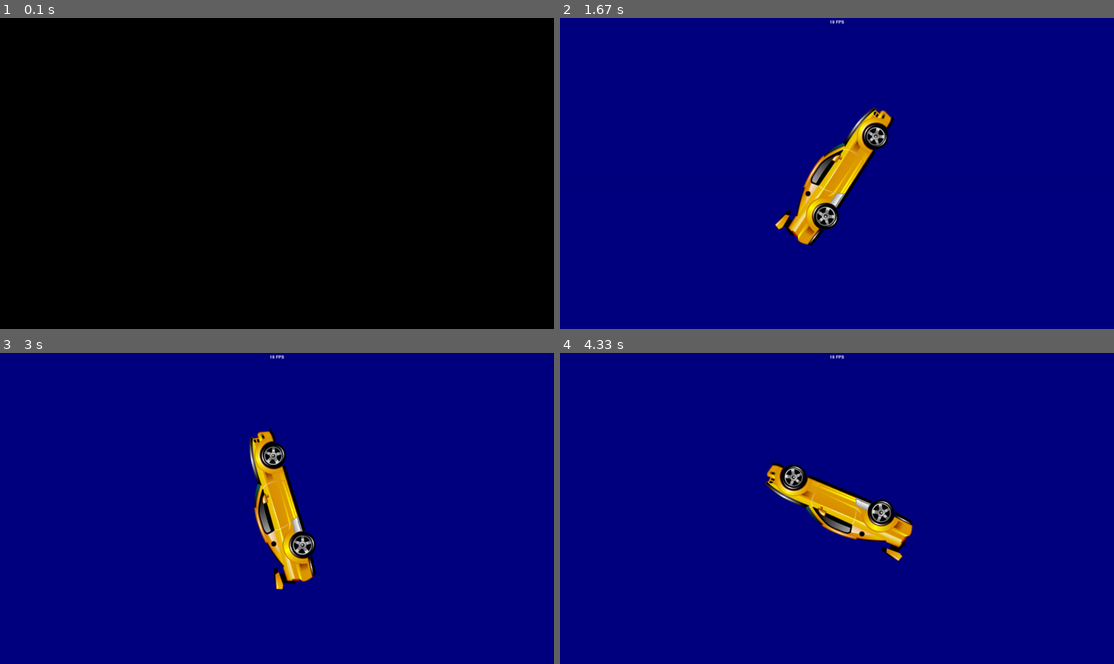
Above: before the commit, frames 1-4 (two rows, left to right).
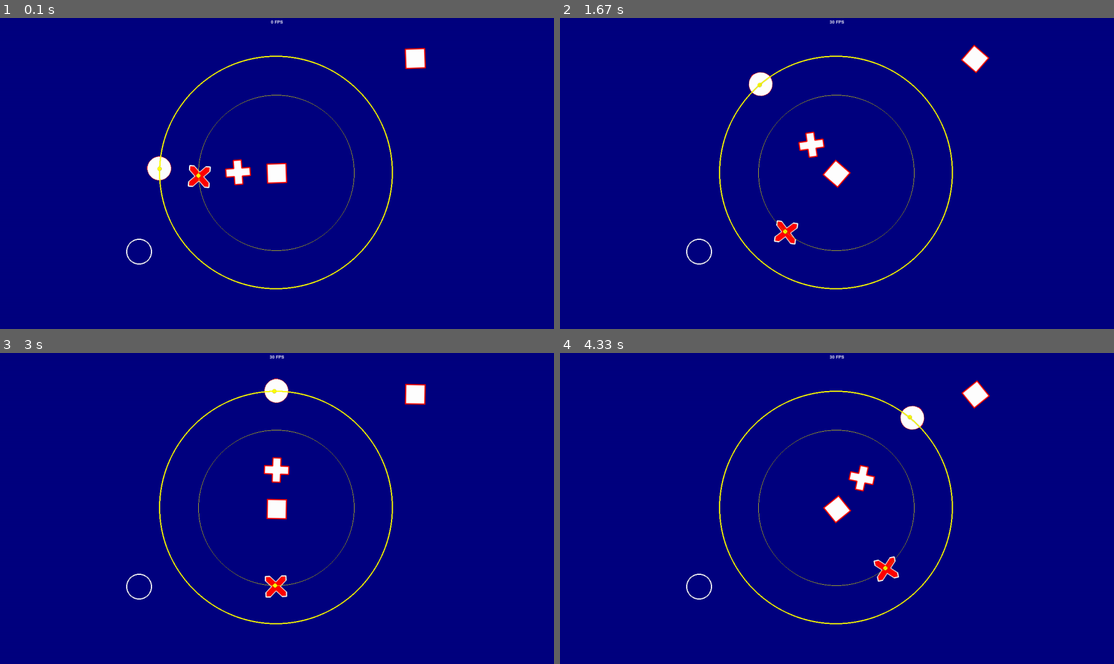
Above: after the commit, the same moments.

Repository: francis-clairicia/PyDiamond
Game: pygame game, started from main.py
Same seed, same stepped clock (60 frames per second), same inputs: the game is played once before the commit and once after it.
Inputs (mouse positions are in pixels of both pictures, inside the frame that each line leads up to):
- Up to frame 1 (0.1 s): no input
- Up to frame 2 (1.67 s): press the mouse at (704, 176) at 0.37 s; move the mouse to (798, 207) at 0.47 s; release the mouse at (892, 241) at 0.6 s; tap . at 0.67 s
- Up to frame 3 (3 s): no input
- Up to frame 4 (4.33 s): no input

The runs differ from the first frame. In frame 1, 100% of the frame differs, in the area x 0-100%, y 0-100%; in frame 2, 5.3%; in frame 3, 5.1%; in frame 4, 5.4%.

Commit message:
[FIX] Fixed bug with Shape outlines

Diff:
--- a/main.py
+++ b/main.py
@@ -36,7 +36,7 @@
             cls.set_theme("default", {"outline_color": RED, "outline": 3})
         self.__r: RectangleShape = RectangleShape(50, 50, WHITE)
         self.__p: PolygonShape = PolygonShape(WHITE)
-        self.__c: CircleShape = CircleShape(30, WHITE, draw_bottom_left=False, draw_top_right=False)
+        self.__c: CircleShape = CircleShape(30, WHITE, outline=1)
         self.__x: CrossShape = CrossShape(
             50,
             50,
@@ -73,6 +73,7 @@
             abs(self.__x.centerx - self.__r.centerx),
             TRANSPARENT,
             outline_color=YELLOW,
+            outline=1
         )
         self.__x_trajectory.center = self.__r.center
         self.__x_center: CircleShape = CircleShape(5, YELLOW, outline=0)
@@ -250,12 +251,12 @@
     w: Window = Window("my window", (1366, 768))
     # MyResources.load_all_resources()
     w.text_framerate.show()
-    # w.start_scene(ShapeScene(w))
+    w.start_scene(ShapeScene(w))
     # w.start_scene(AnimationScene(w))
     # w.start_scene(GradientScene(w))
     # w.start_scene(TextScene(w))
     # w.start_scene(ResourceScene(w))
-    w.start_scene(AnimatedSpriteScene(w))
+    # w.start_scene(AnimatedSpriteScene(w))
     # w.start_scene(EventScene(w))
     w.mainloop()
 
--- a/my_pygame/shape.py
+++ b/my_pygame/shape.py
@@ -169,7 +169,7 @@
         if len(all_points) < 2:
             return create_surface((0, 0))
 
-        offset: float = outline / 2 + (outline % 2)
+        offset: float = outline / 2 + 2
         w, h = (self.__size[0] + offset * 2, self.__size[1] + offset * 2)
         image: Surface = create_surface((w, h))
 
@@ -269,7 +269,7 @@
 
     def _make(self) -> Surface:
         outline: int = self.outline
-        offset: float = outline / 2 + (outline % 2)
+        offset: float = outline / 2 + 2
         w, h = self.__w, self.__h
         image: Surface = create_surface((w + offset * 2, h + offset * 2))
         default_rect: Rect = image.get_rect()
@@ -403,7 +403,8 @@
         radius: float = self.radius
         width = height = radius * 2
         outline: int = self.outline
-        image: Surface = create_surface((width, height))
+        offset: float = outline / 2 + 2
+        image: Surface = create_surface((width + offset * 2, height + offset * 2))
         center: Tuple[float, float] = (width / 2, height / 2)
         draw_params = self.__draw_params
         pygame.draw.circle(image, self.color, center, radius, **draw_params)
